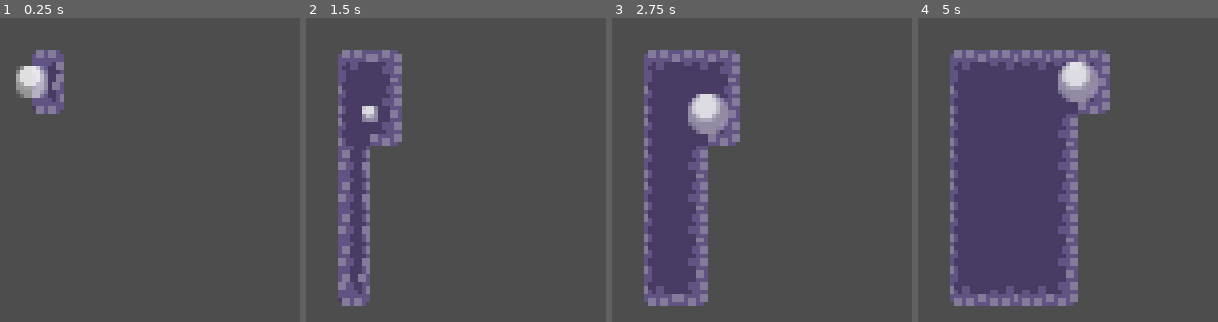
Above: before the commit, frames 1-4 (left to right).
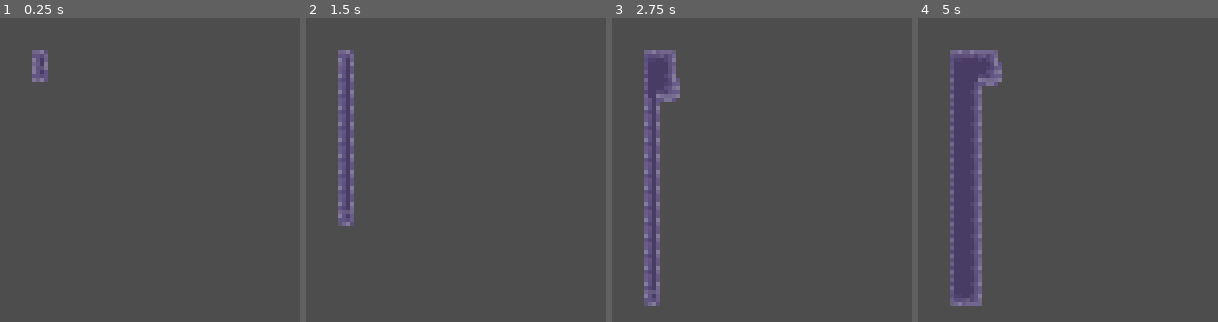
Above: after the commit, the same moments.

Repository: lkett-personal/incrementalMiningGame
Game: Godot game, scene res://scenes/game.tscn
Two runs of this game, one before a commit and one after it. Both use one fixed random seed, a clock stepped at 60 frames per second and the inputs below.
Inputs (mouse positions are in pixels of both pictures, inside the frame that each line leads up to):
- Up to frame 1 (0.25 s): no input
- Up to frame 2 (1.5 s): move the mouse to (outside the picture) at 0.52 s; move the mouse to (outside the picture) at 1.27 s
- Up to frame 3 (2.75 s): move the mouse to (900, 21) at 2.02 s
- Up to frame 4 (5 s): move the mouse to (1014, 321) at 2.77 s; move the mouse to (outside the picture) at 3.52 s; move the mouse to (outside the picture) at 4.27 s

The runs differ from the first frame. In frame 1, 2.2% of the frame differs, in the area x 5-22%, y 10-32%; in frame 2, 6.7%; in frame 3, 9.4%; in frame 4, 12%, in the area x 10-64%, y 10-95%.

Commit message:
i added health dict and tile texture scraping for animating

Diff:
--- a/scenes/game.tscn
+++ b/scenes/game.tscn
@@ -268,3 +268,4 @@
 script = ExtResource("2_lnu2h")
 
 [node name="Camera" type="Camera2D" parent="." unique_id=1296978492]
+zoom = Vector2(0.5, 0.5)
--- a/scripts/map_generator.gd
+++ b/scripts/map_generator.gd
@@ -1,10 +1,10 @@
 extends TileMapLayer
 
-var map_width: int = 8
-var map_height: int = 8
+var map_width: int = 16
+var map_height: int = 16
 
-var dirt_weight: float = 0.5
-var stone_weight: float = 0.2
+var dirt_weight: float = 0.33
+var stone_weight: float = 0.66
 
 const TERRAINS = {
 	"DIRT": 0,
@@ -18,12 +18,16 @@
 	"STONE": 8
 }
 
-var terrain = {}
+var terrain: int;
+var tile_health: Dictionary[Vector2i, int] = {}
 
 var power: int = 1
 
 func _ready() -> void:
 	generate_noise(map_width, map_height)
+
+func _physics_process(_delta: float) -> void:
+	mine_tile(power)
 
 func generate_noise(width: int, height: int) -> void:
 	var variation_noise := FastNoiseLite.new()
@@ -39,31 +43,88 @@
 			var cell_x = (width / 2)
 			var cell_y = (height / 2)
 
-			if variation_noise_normalized <= 0.33:
+			var cell = Vector2i(x - cell_x, y - cell_y)
+
+			if variation_noise_normalized <= dirt_weight:
 				terrain = TERRAINS["DIRT"]
-				set_cells_terrain_connect([Vector2i(x - cell_x, y - cell_y)], 0, TERRAINS["DIRT"])
-			elif variation_noise_normalized <= 0.66:
+				init_tile_health(Vector2i(cell), terrain)
+				set_cells_terrain_connect([cell], 0, TERRAINS["DIRT"])
+			elif variation_noise_normalized <= stone_weight:
 				terrain = TERRAINS["STONE"]
-				set_cells_terrain_connect([Vector2i(x - cell_x, y - cell_y)], 0, TERRAINS["STONE"])
+				init_tile_health(Vector2i(cell), terrain)
+				set_cells_terrain_connect([cell], 0, TERRAINS["STONE"])
 			else:
 				terrain = TERRAINS["CLAY"]
-				set_cells_terrain_connect([Vector2i(x - cell_x, y - cell_y)], 0, TERRAINS["CLAY"])
+				init_tile_health(Vector2i(cell), terrain)
+				set_cells_terrain_connect([cell], 0, TERRAINS["CLAY"])
 
-			await animate_tile(Vector2i(x - cell_x, y - cell_y), terrain)
+			await animate_tile(Vector2i(cell), terrain)
 
-func animate_tile(cell: Vector2i, _terrain_set: int):
+func animate_tile(cell: Vector2i, _terrain_set: int) -> void:
 	var tween = create_tween()
 	var tmp_sprite = Sprite2D.new()
-	tmp_sprite.texture = load('res://sprites/particles/dust.png')
-	tmp_sprite.position = cell * 8
+
+	var source_id := get_cell_source_id(cell)
+
+	if source_id == -1:
+		return
+
+	var source : TileSetAtlasSource = tile_set.get_source(source_id)
+
+	var atlas_coords = get_cell_atlas_coords(cell)
+	var tile_region: Rect2i = source.get_tile_texture_region(atlas_coords)
+	var full_tex: Texture2D = source.texture
+	var full_image: Image = full_tex.get_image()
+	var tile_image: Image = full_image.get_region(tile_region)
+	var image_tex := ImageTexture.create_from_image(tile_image)
+
+	tmp_sprite.texture = image_tex
+	tmp_sprite.position = map_to_local(cell)
 	tmp_sprite.scale = Vector2.ZERO
 
 	add_child(tmp_sprite)
 
 	tween.tween_property(tmp_sprite, "scale", Vector2.ONE * 1.4, 0.04)
 	tween.tween_property(tmp_sprite, "scale", Vector2.ONE, 0.1)
-	await get_tree().create_timer(0.14).timeout
+	await tween.finished
+
 	tmp_sprite.queue_free()
 
-#func damage_tile(cell: Vector2i, damage: int):
-#	pass
+func mine_tile(damage: int) -> void:
+	var mouse_pos_global: Vector2 = get_global_mouse_position()
+	var mouse_pos_local: Vector2 = to_local(mouse_pos_global)
+	var mouse_pos_tile: Vector2i = local_to_map(mouse_pos_local)
+
+	if mouse_pos_tile in tile_health:
+		damage_tile(mouse_pos_tile, damage)
+		print("kill dat boy!!")
+
+func damage_tile(cell: Vector2i, damage: int) -> void:
+	var health = get_tile_health(cell)
+
+	tile_health[cell] -= damage
+
+	if health <= 0:
+		break_tile(cell)
+
+func break_tile(cell: Vector2i):
+	tile_health.erase(cell)
+	set_cells_terrain_connect([cell], 0, -1, false)
+
+func init_tile_health(cell: Vector2i, terrain_id: int) -> void:
+	if terrain_id == TERRAINS["DIRT"]:
+		tile_health[cell] = 3
+	elif terrain_id == TERRAINS["CLAY"]:
+		tile_health[cell] = 4
+	elif terrain_id == TERRAINS["STONE"]:
+		tile_health[cell] = 5
+
+func set_tile_health(cell: Vector2i, health: int) -> void:
+	if cell in tile_health:
+		tile_health[cell] = health
+
+func get_tile_health(cell: Vector2i) -> int:
+	if cell in tile_health:
+		return tile_health[cell]
+	else:
+		return -1
